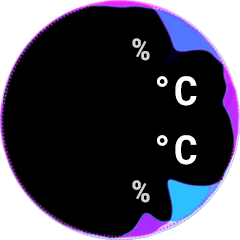
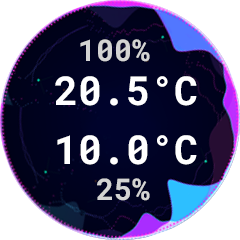
Before/after of a 240x240 layered artwork. What changed in the layer stack:
renamed "%" to "25%", painted on it over 97, 178, 150, 203
renamed "%" to "100%", painted on it over 80, 38, 150, 62
renamed "°C" to "10.0°C", painted on it over 57, 135, 197, 165
renamed "°C" to "20.5°C", painted on it over 55, 76, 197, 106
added layer "Calque 6" in group "Groupe 2" over 74, 69, 169, 170
hid "Calque 4" over 3, 5, 235, 237
